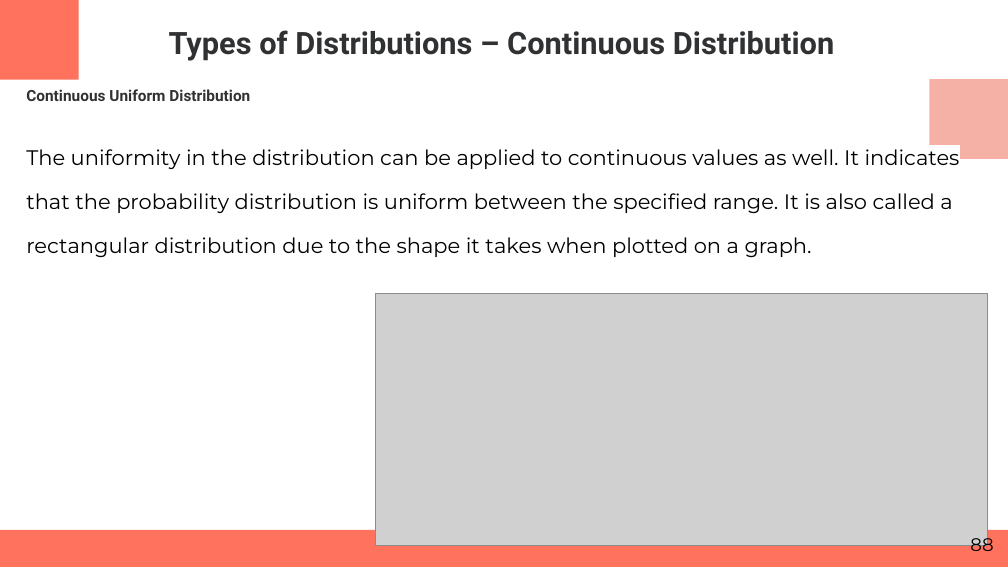
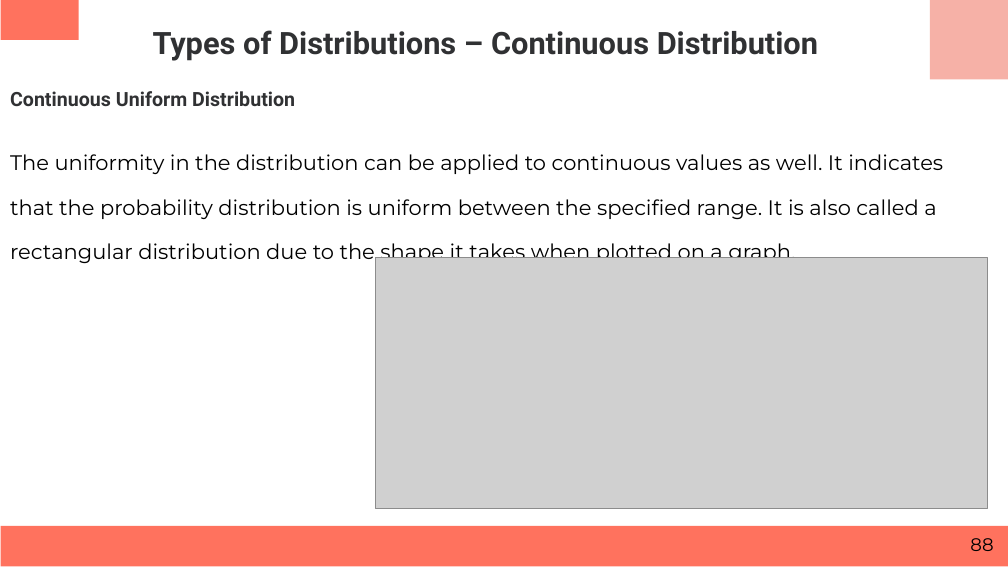
Before and after one commit to RashmivernekarN/ai_with_python_keonics, a slide deck: slide 88 of Module3/Business Statistics.pptx. Drawn at 1008x567 pixels with LibreOffice and Linux fonts; fonts in the diff are those of the drawing; grey boxes stand for pictures. Boxes give left, top, right and bottom in pixels: in the first picture for what was removed or moved away, otherwise in the second. Text is boxed around its words. In the diff, an @@ line names an element or a change of style, - is before the commit and + after.

```diff
--- a/Module3/Business Statistics.pptx
+++ b/Module3/Business Statistics.pptx
@@ text "Types of Distributions – Continuous ...": place and size @@
-text "Types of Distributions – Continuous ..." at bbox=[26, 30, 960, 257]
+text "Types of Distributions – Continuous ..." at bbox=[10, 30, 943, 265]
@@ rectangle: place and size @@
-rectangle at bbox=[0, 0, 79, 80]
+rectangle at bbox=[1, 0, 79, 39]
@@ rectangle: place and size @@
-rectangle at bbox=[929, 80, 1008, 159]
+rectangle at bbox=[930, 0, 1008, 79]
@@ text at bbox=[10, 91, 295, 106]: size 11 to 14 pt in "Continuous Uniform Distribution" @@
@@ picture: place and size @@
-picture at bbox=[375, 293, 987, 544]
+picture at bbox=[375, 257, 987, 508]
@@ rectangle: place and size @@
-rectangle at bbox=[0, 530, 1008, 567]
+rectangle at bbox=[1, 526, 1008, 566]
```
Also in this commit, not shown: 105 other slides changed, 1 slide added.
